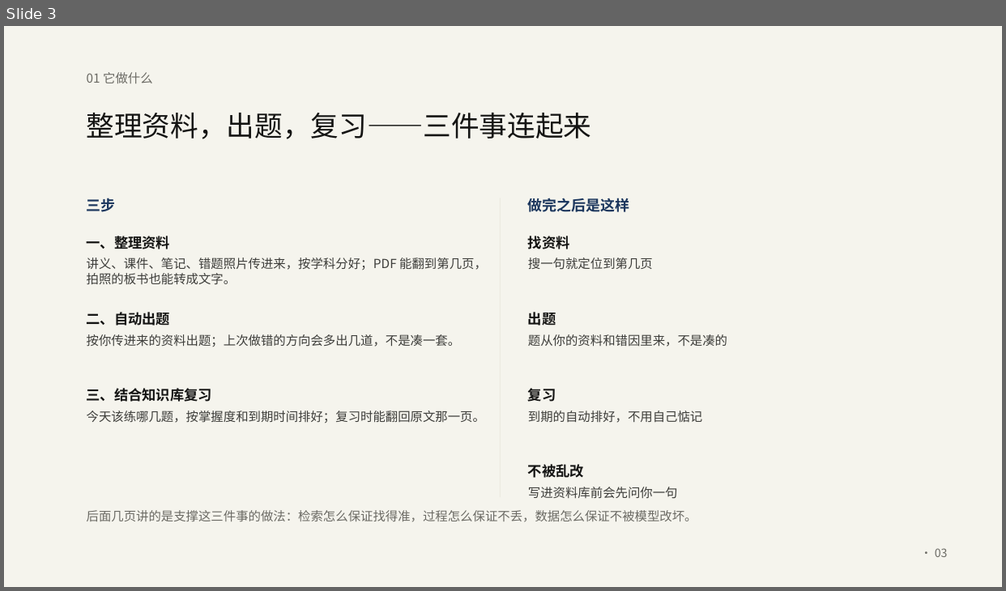
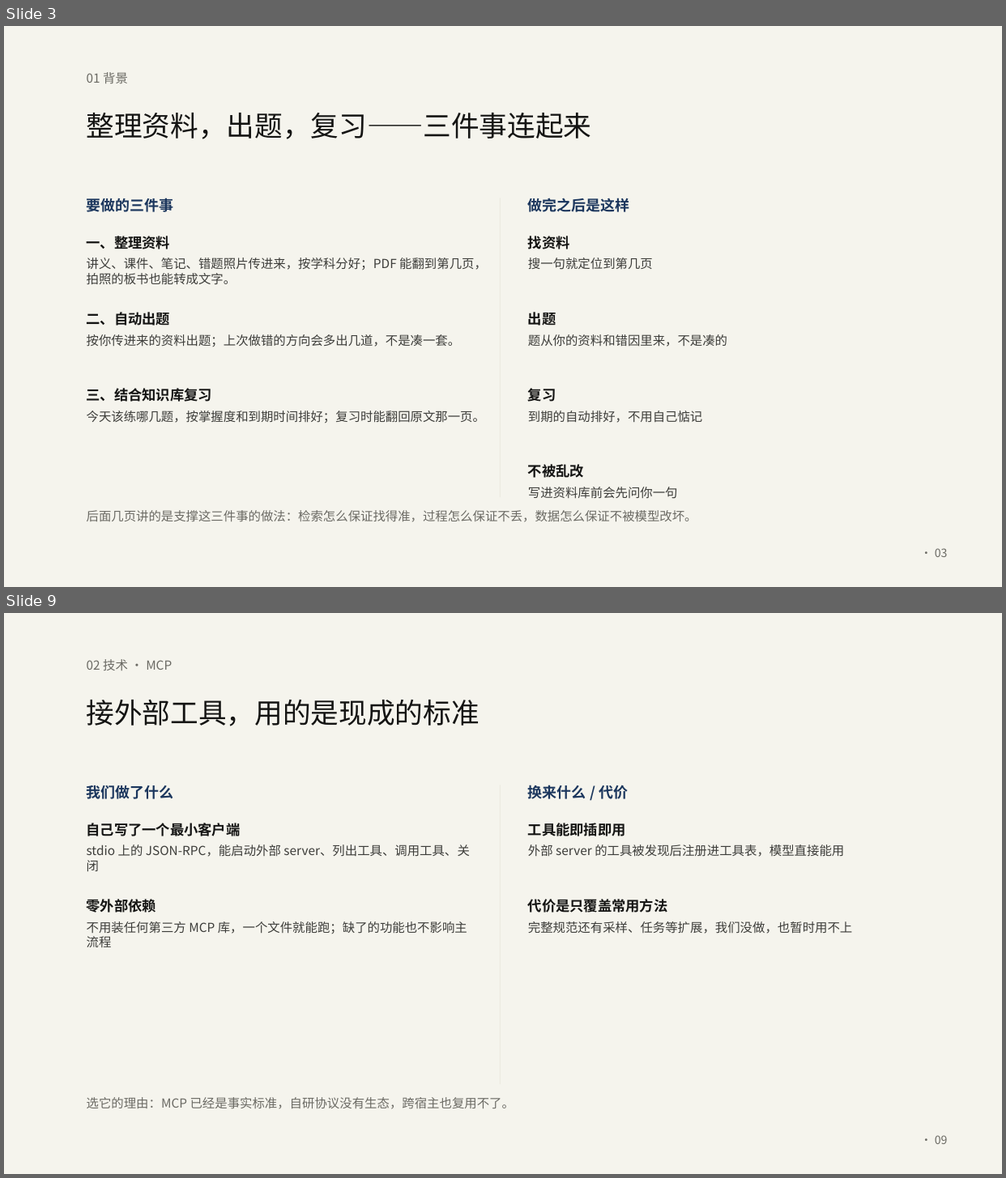
Before and after one commit to Baicaicn23/StudyGraph, a slide deck: docs/作品集/参赛/知迹答辩/知迹答辩.pptx. Shown one above the other, each under a label of ours: slide 3 before the commit, slides 3 and 9 after it; the slides between them are not shown. The pictures are 1006x591 and 1006x1178 pixels, drawn with LibreOffice and Linux fonts; fonts in the diff are those of the drawing. Boxes give left, top, right and bottom in pixels: in the first picture for what was removed or moved away, otherwise in the second. Text is boxed around its words. In the diff, an @@ line names an element or a change of style, - is before the commit and + after.

Commit message:
feat(参赛): PPT 重排为 13 页——背景与技术严格分开，技术项一项一页
用户要求背景与技术不混。核对后发现三个技术在原 PPT 上完全缺失（代码里都有）：
工具调用（9 个工具）、MCP、联网搜索 —— 全部补上。

- 13 页四段：背景 2 页（三件事 / 一周里发生的事）→ 技术 6 页（回合编排 / 工具调用 /
  工具权限 / 检索 / MCP / 联网搜索，一项一页）→ 应用与验证 1 页 → 边界与收束 2 页
- 背景段只讲用户视角：做什么、典型一周怎么用
- 技术段每页给「是什么 / 我们怎么做的 / 换来什么或代价」，脚注一句话收口
- 01-作品说明：文首标明「背景（一二四）/ 技术（三五六）」两段，技术亮点补工具调用与联网搜索
- 页名 13 条同步，13/13 落盘，validate 无错

```diff
--- a/docs/作品集/参赛/知迹答辩/知迹答辩.pptx
+++ b/docs/作品集/参赛/知迹答辩/知迹答辩.pptx
@@ slide 9 added at (4, 613, 1002, 1174), background #FFFFFF @@
@@ rectangle added at (4, 613, 1002, 1174), fill #F5F4ED @@
@@ text added at (87, 659, 172, 671), 12 pt, text #6B6A64 @@
+02 技术 · MCP
@@ text added at (87, 700, 479, 726), 27 pt, text #141413 @@
+接外部工具，用的是现成的标准
@@ text added at (87, 786, 174, 799), 14 pt, text #1B365D, bold @@
+我们做了什么
@@ rectangle added at (500, 786, 501, 1084), fill #E8E6DC @@
@@ text added at (528, 785, 628, 799), 14 pt, text #1B365D, bold @@
+换来什么 / 代价
@@ text added at (87, 823, 241, 837), 13.5 pt, text #141413, bold @@
+自己写了一个最小客户端
@@ text added at (528, 823, 626, 837), 13.5 pt, text #141413, bold @@
+工具能即插即用
@@ text added at (87, 845, 469, 872), 12 pt, text #3D3D3A @@
+stdio 上的 JSON-RPC，能启动外部 server、列出工具、调用工具、关闭
@@ text added at (528, 845, 844, 857), 12 pt, text #3D3D3A @@
+外部 server 的工具被发现后注册进工具表，模型直接能用
@@ text added at (87, 899, 156, 913), 13.5 pt, text #141413, bold @@
+零外部依赖
@@ text added at (528, 899, 667, 913), 13.5 pt, text #141413, bold @@
+代价是只覆盖常用方法
@@ text added at (87, 922, 467, 948), 12 pt, text #3D3D3A @@
+不用装任何第三方 MCP 库，一个文件就能跑；缺了的功能也不影响主流程
@@ text added at (528, 922, 852, 934), 12 pt, text #3D3D3A @@
+完整规范还有采样、任务等扩展，我们没做，也暂时用不上
@@ text added at (87, 1097, 514, 1110), 12 pt, text #6B6A64 @@
+选它的理由：MCP 已经是事实标准，自研协议没有生态，跨宿主也复用不了。
@@ text added at (935, 1135, 948, 1144), 11 pt, text #6B6A64 @@
+· 09
@@ slide 3 changed as well @@
@@ text at (87, 72, 128, 84): text changed @@
-01 它做什么
+01 背景
@@ text at (87, 198, 174, 212): text changed @@
-三步
+要做的三件事
```
Also in this commit, not shown: 8 other slides changed, 3 other slides added, 2 slides removed, 3 other files.
